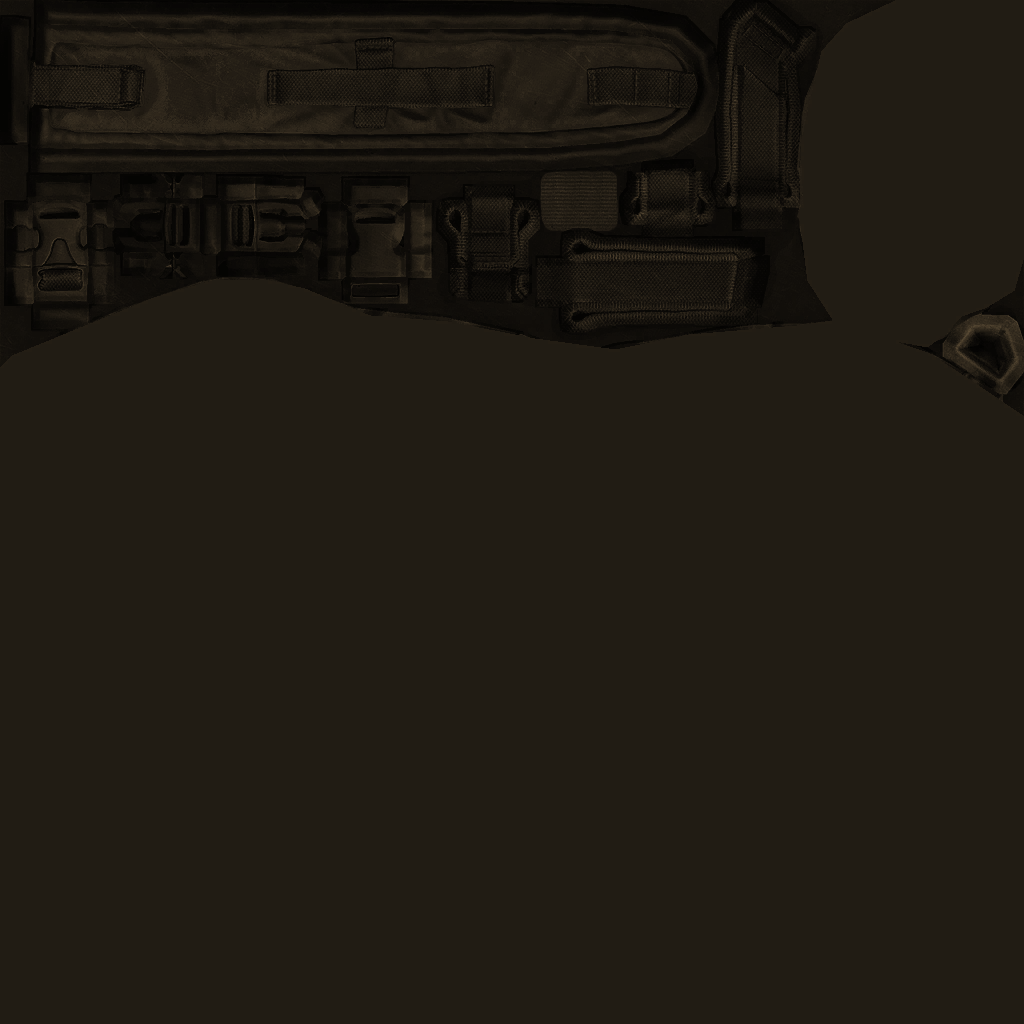
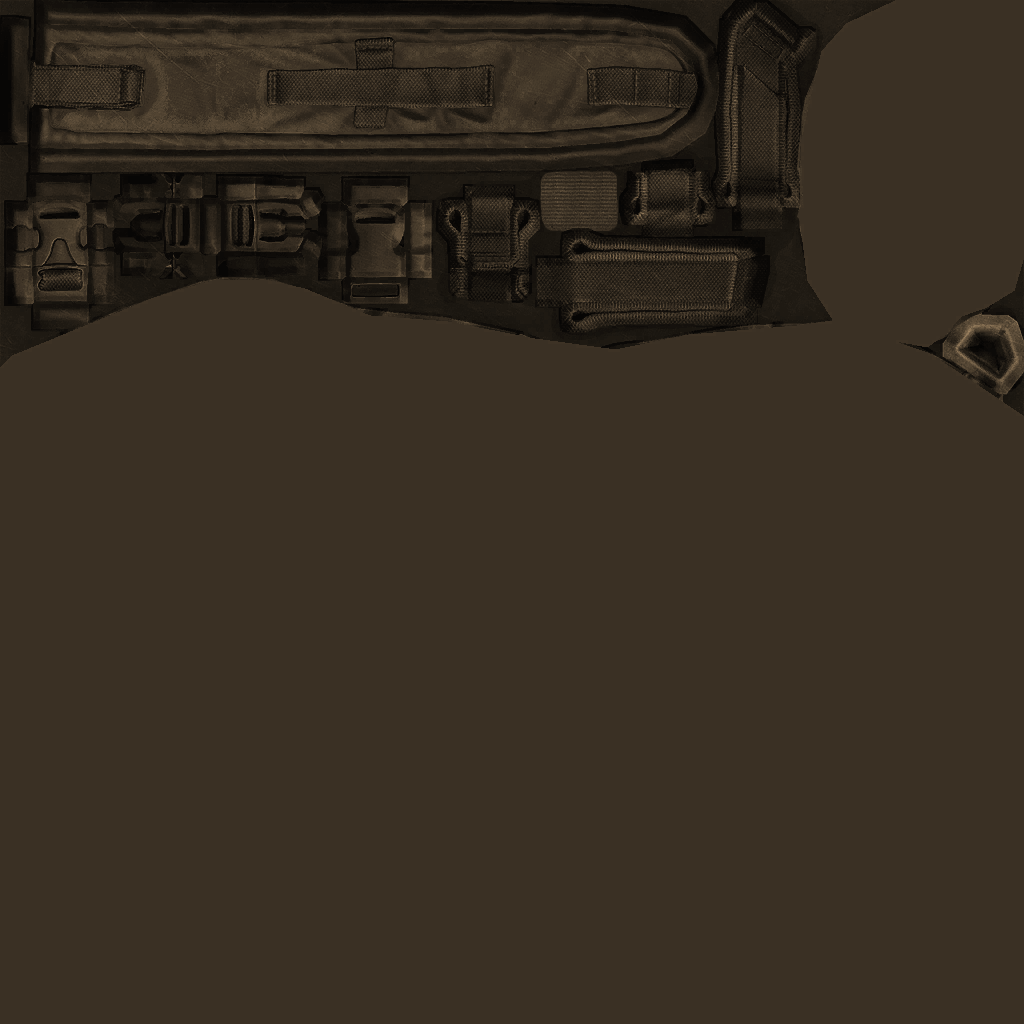
Layered file, before and after one edit (1024x1024). Changes by layer:
added layer "KIT_strap_cb.co.png" above "KIT_strap_cb.co.png original" over [0, 0, 1024, 1024]
